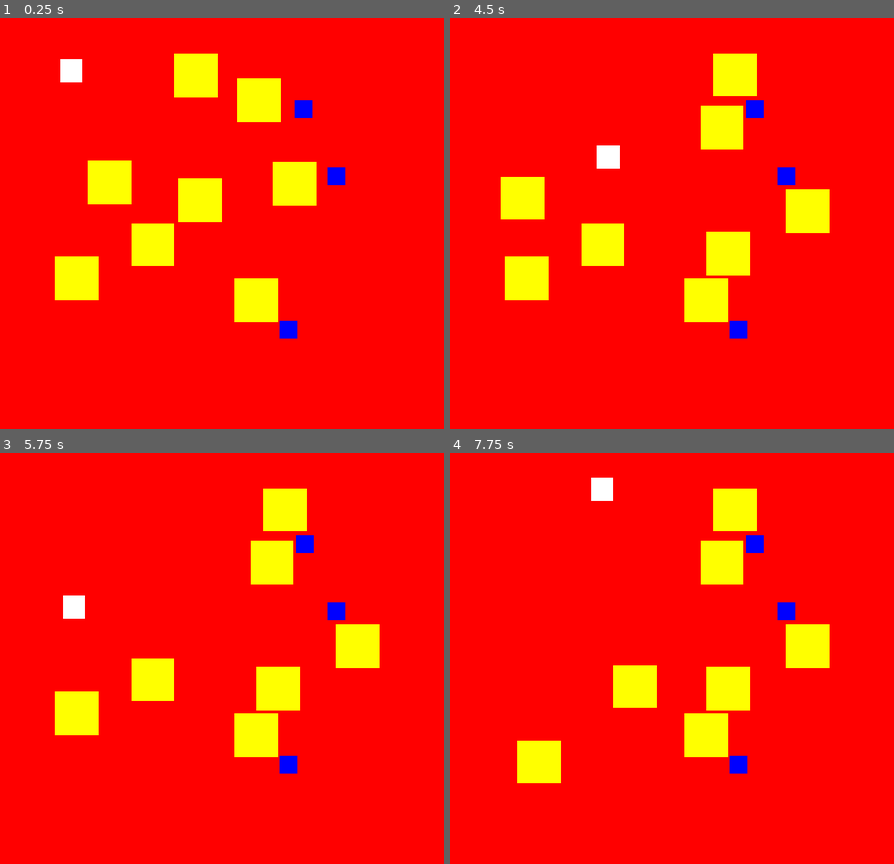
Above: before the commit, frames 1-4 (two rows, left to right).
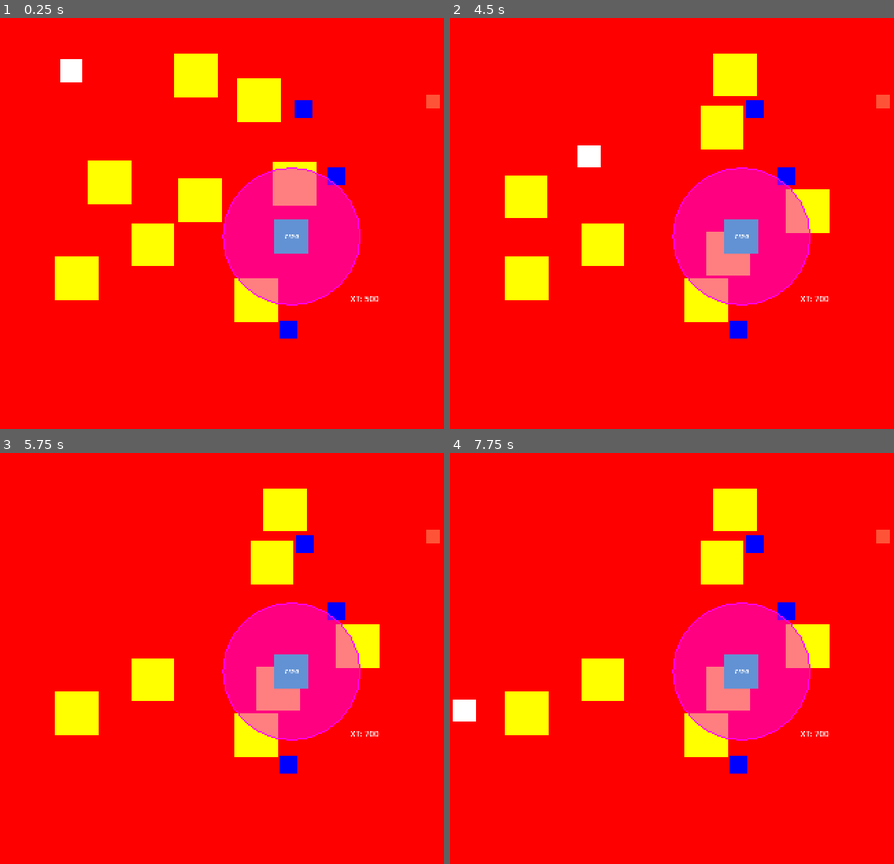
Above: after the commit, the same moments.

Repository: mercurus/espace-from-place
Game: Godot game, scene res://code/core/main_game.tscn
Same seed, same stepped clock (60 frames per second), same inputs: the game is played once before the commit and once after it.
Inputs (mouse positions are in pixels of both pictures, inside the frame that each line leads up to):
- Up to frame 1 (0.25 s): no input
- Up to frame 2 (4.5 s): tap Enter at 0.5 s; move the mouse to (845, 202) at 0.52 s; hold D (move_right) 0.53-1.28 s; tap T (drop_xt_cell, bound only after the commit) every 0.75 s from 0.6 to 4.35 s; move the mouse to (614, 244) at 1.27 s; hold S (move_down) 1.28-2.03 s; move the mouse to (778, 133) at 2.02 s; hold D (move_right) 2.03-2.78 s; move the mouse to (698, 305) at 2.77 s; hold W (move_up) 2.78-3.53 s; move the mouse to (889, 285) at 3.52 s; hold A (move_left) from 3.53 s (still down); move the mouse to (561, 161) at 4.27 s
- Up to frame 3 (5.75 s): move the mouse to (301, 658) at 5.02 s; release A (move_left) at 5.03 s; hold S (move_down) from 5.03 s (still down); tap T (drop_xt_cell, bound only after the commit) at 5.1 s
- Up to frame 4 (7.75 s): move the mouse to (640, 555) at 5.77 s; release S (move_down) at 5.78 s; hold D (move_right) 5.78-6.53 s; tap T (drop_xt_cell, bound only after the commit) at 5.85, 6.6, 7.35 s; move the mouse to (845, 637) at 6.52 s; hold W (move_up) 6.53-7.28 s; move the mouse to (614, 679) at 7.27 s; hold D (move_right) from 7.28 s (still down)

The runs differ from the first frame. In frame 1, 8.3% of the frame differs, in the area x 50-100%, y 18-70%; in frame 2, 9.0%; in frame 3, 8.6%; in frame 4, 13%, in the area x 0-100%, y 6-81%.

Commit message:
prog
-added cspg node to main game
 needs to be converted to a fixed object
-added xt count on hud
 set z-index of HudLayer to 5
-changed player z-index to 1
-added new action using the t key to drop an xt cell on the cspg, which then increases the count on the hud

Diff:
--- a/code/core/main_game.tscn
+++ b/code/core/main_game.tscn
@@ -4,6 +4,9 @@
 [ext_resource type="PackedScene" uid="uid://1gk7kx2p4msl" path="res://code/gameplay/enemies/pushable.tscn" id="2_5s2p2"]
 [ext_resource type="PackedScene" uid="uid://coho61s7devlj" path="res://code/gameplay/player/player.tscn" id="2_i4a04"]
 [ext_resource type="PackedScene" uid="uid://dq2vvgx6d3yih" path="res://code/gameplay/objects/fixed_dealio.tscn" id="4_yyad3"]
+[ext_resource type="PackedScene" uid="uid://dv010x3aa8mas" path="res://code/gameplay/objects/cspg.tscn" id="5_1hokm"]
+[ext_resource type="PackedScene" uid="uid://tcibfcf316d8" path="res://code/gameplay/components/xt_hud.tscn" id="6_pmubr"]
+[ext_resource type="PackedScene" uid="uid://bvvco1vmgtxkf" path="res://code/gameplay/objects/geyser.tscn" id="6_ti5ek"]
 
 [node name="MainGame" type="Node" unique_id=1234707930]
 script = ExtResource("1_aldqj")
@@ -23,10 +26,8 @@
 [node name="EntityRoot" type="Node2D" parent="World" unique_id=1458252498]
 
 [node name="Player" parent="World/EntityRoot" unique_id=779665878 instance=ExtResource("2_i4a04")]
+z_index = 1
 position = Vector2(208, 155)
-knockback_friction = 800.0
-knockback_force = 50.0
-friction = 800.0
 
 [node name="Pushable" parent="World/EntityRoot" unique_id=2013581968 instance=ExtResource("2_5s2p2")]
 position = Vector2(224, 761)
@@ -61,18 +62,36 @@
 [node name="FixedDealio3" parent="World/EntityRoot" unique_id=153016021 instance=ExtResource("4_yyad3")]
 position = Vector2(842, 909)
 
+[node name="CSPG" parent="World/EntityRoot" unique_id=1688478759 instance=ExtResource("5_1hokm")]
+position = Vector2(851, 638)
+debug = false
+
+[node name="Geyser" parent="World/EntityRoot" unique_id=1579410989 instance=ExtResource("6_ti5ek")]
+position = Vector2(1265, 243)
+debug = false
+
 [node name="EffectRoot" type="Node2D" parent="World" unique_id=1556630068]
 
 [node name="HudLayer" type="CanvasLayer" parent="." unique_id=1238801329]
+layer = 5
+follow_viewport_enabled = true
 
 [node name="HudRoot" type="Control" parent="HudLayer" unique_id=828929542]
 process_mode = 1
+z_index = 5
 layout_mode = 3
-anchors_preset = 0
-offset_left = -42.0
-offset_top = 21.0
-offset_right = -2.0
-offset_bottom = 61.0
+anchors_preset = 15
+anchor_right = 1.0
+anchor_bottom = 1.0
+grow_horizontal = 2
+grow_vertical = 2
+
+[node name="Label" parent="HudLayer/HudRoot" unique_id=317660793 instance=ExtResource("6_pmubr")]
+layout_mode = 0
+offset_left = 1023.0
+offset_top = 803.0
+offset_right = 1232.0
+offset_bottom = 837.0
 
 [node name="PauseLayer" type="CanvasLayer" parent="." unique_id=215144031]
 
@@ -94,3 +113,8 @@
 offset_top = 18.0
 offset_right = -9.0
 offset_bottom = 58.0
+
+[connection signal="change_xt" from="World/EntityRoot/Player" to="World/EntityRoot/CSPG" method="_on_player_change_xt"]
+[connection signal="area_entered" from="World/EntityRoot/CSPG" to="World/EntityRoot/Player" method="_on_cspg_area_entered"]
+[connection signal="area_exited" from="World/EntityRoot/CSPG" to="World/EntityRoot/Player" method="_on_cspg_area_exited"]
+[connection signal="xt_changed" from="World/EntityRoot/CSPG" to="HudLayer/HudRoot/Label" method="_on_cspg_xt_changed"]
--- /dev/null
+++ b/code/gameplay/components/xt_hud.tscn
@@ -0,0 +1,10 @@
+[gd_scene format=3 uid="uid://tcibfcf316d8"]
+
+[ext_resource type="Script" uid="uid://pptf311bgs2e" path="res://xt_hud.gd" id="1_xx10b"]
+
+[node name="xt_hud" type="Label" unique_id=317660793]
+offset_right = 209.0
+offset_bottom = 34.0
+theme_override_font_sizes/font_size = 24
+text = "XT"
+script = ExtResource("1_xx10b")
--- /dev/null
+++ b/code/gameplay/objects/cspg.gd
@@ -0,0 +1,50 @@
+extends Area2D
+
+#Temporarily calling the free energy field surrounding the CSPG the nether field
+#Temporarily calling fuel resource XT
+
+@onready var nether_field = $"Nether Field".shape
+
+signal xt_changed
+signal nether_field_changed
+signal nether_field_entered
+signal nether_field_exited
+
+@export var debug: bool
+@export var current_xt: float
+@export var max_xt: float
+@export var nether_field_size: float
+
+func _ready() -> void:
+	change_nether_field_size(nether_field_size)
+	change_xt_value(500.0)
+	connect("change_xt", change_xt_value)
+
+
+# Nether Field
+func change_nether_field_size(new_value):
+	nether_field.radius = new_value
+	emit_signal("nether_field_changed")
+
+#connect away ship to this method
+func _on_nether_field_entered(area: Area2D) -> void:
+	emit_signal("nether_field_entered")
+	if debug:
+		print("Nether field entered: %s" % area)
+
+#connect away ship to this method
+func _on_nether_field_exited(area: Area2D) -> void:
+	emit_signal("nether_field_exited")
+	if debug:
+		print("Nether field exited: %s" % area)
+
+# XT
+func change_xt_value(value):
+	current_xt += value
+	emit_signal("xt_changed", current_xt)
+	if debug:
+		print("XT new value: %s" % current_xt)
+
+
+func _on_player_change_xt(value) -> void:
+	change_xt_value(value)
--- /dev/null
+++ b/code/gameplay/objects/cspg.tscn
@@ -0,0 +1,55 @@
+[gd_scene format=3 uid="uid://dv010x3aa8mas"]
+
+[ext_resource type="Script" uid="uid://ba8f0th06snoe" path="res://code/gameplay/objects/cspg.gd" id="1_rls3y"]
+[ext_resource type="Script" uid="uid://dh2bkinobp4y4" path="res://code/gameplay/objects/draw_nether_field.gd" id="2_i4ok5"]
+
+[sub_resource type="CircleShape2D" id="CircleShape2D_ynfqq"]
+radius = 132.53
+
+[node name="CSPG" type="Area2D" unique_id=1688478759]
+script = ExtResource("1_rls3y")
+debug = true
+nether_field_size = 200.0
+
+[node name="Nether Field" type="CollisionShape2D" parent="." unique_id=1763274868]
+shape = SubResource("CircleShape2D_ynfqq")
+script = ExtResource("2_i4ok5")
+
+[node name="ColorRect" type="ColorRect" parent="." unique_id=102774059]
+anchors_preset = 8
+anchor_left = 0.5
+anchor_top = 0.5
+anchor_right = 0.5
+anchor_bottom = 0.5
+offset_left = -50.0
+offset_top = -50.0
+offset_right = 50.0
+offset_bottom = 50.0
+grow_horizontal = 2
+grow_vertical = 2
+size_flags_horizontal = 0
+size_flags_vertical = 4
+color = Color(0.38431373, 0.57254905, 0.83137256, 1)
+metadata/_edit_use_anchors_ = true
+
+[node name="Label" type="Label" parent="." unique_id=1510114552]
+anchors_preset = 8
+anchor_left = 0.5
+anchor_top = 0.5
+anchor_right = 0.5
+anchor_bottom = 0.5
+offset_left = -20.5
+offset_top = -11.5
+offset_right = 20.5
+offset_bottom = 11.5
+grow_horizontal = 2
+grow_vertical = 2
+theme_override_font_sizes/font_size = 16
+text = "CSPG"
+horizontal_alignment = 1
+vertical_alignment = 1
+metadata/_edit_use_anchors_ = true
+
+[connection signal="area_entered" from="." to="." method="_on_nether_field_entered"]
+[connection signal="area_exited" from="." to="." method="_on_nether_field_exited"]
+[connection signal="area_shape_entered" from="." to="." method="_on_area_shape_entered"]
--- /dev/null
+++ b/code/gameplay/objects/draw_nether_field.gd
@@ -0,0 +1,5 @@
+extends CollisionShape2D
+
+func _draw() -> void:
+	if shape:
+		shape.draw(get_canvas_item(), Color(1, 0, 1, 0.5))
--- /dev/null
+++ b/code/gameplay/objects/geyser.gd
@@ -0,0 +1,32 @@
+extends Area2D
+
+@export var debug: bool
+@export var gas_remaining: float
+
+var has_geyser_pg: bool
+
+func _ready() -> void:
+	erupt_geyser()
+
+
+#Conncet to geyser pg
+func change_gas_remaining(amount):
+	gas_remaining -= amount
+	if debug:
+		print("Geyser %s gas remaining: %s" % [self, gas_remaining])
+
+
+#Connect to away ship
+func _on_geyser_build_area_entered(area: Area2D) -> void:
+	if debug:
+		print("Geyser build area entered: %s" % area)
+
+#Connect to away ship
+func _on_geyser_build_area_exited(area: Area2D) -> void:
+	if debug:
+		print("Geyser build area exited: %s" % area)
+
+func erupt_geyser():
+
+	if debug:
+		print("Geyser %s has erupted" % self)
--- /dev/null
+++ b/code/gameplay/objects/geyser.tscn
@@ -0,0 +1,31 @@
+[gd_scene format=3 uid="uid://bvvco1vmgtxkf"]
+
+[ext_resource type="Script" uid="uid://qdwdgyemda0c" path="res://code/gameplay/objects/geyser.gd" id="1_rqxl3"]
+
+[sub_resource type="CircleShape2D" id="CircleShape2D_rqxl3"]
+radius = 75.0
+
+[node name="Geyser" type="Area2D" unique_id=1579410989]
+script = ExtResource("1_rqxl3")
+debug = true
+gas_remaining = 1000.0
+
+[node name="Building Area" type="CollisionShape2D" parent="." unique_id=457159387]
+shape = SubResource("CircleShape2D_rqxl3")
+
+[node name="ColorRect" type="ColorRect" parent="." unique_id=1711387861]
+anchors_preset = 8
+anchor_left = 0.5
+anchor_top = 0.5
+anchor_right = 0.5
+anchor_bottom = 0.5
+offset_left = -20.0
+offset_top = -20.0
+offset_right = 20.0
+offset_bottom = 20.0
+grow_horizontal = 2
+grow_vertical = 2
+color = Color(1, 0.3254902, 0.21568628, 1)
+
+[connection signal="area_entered" from="." to="." method="_on_geyser_build_area_entered"]
+[connection signal="area_exited" from="." to="." method="_on_geyser_build_area_exited"]
--- /dev/null
+++ b/code/gameplay/objects/geyser_pg.gd
@@ -0,0 +1 @@
+extends ColorRect
--- /dev/null
+++ b/code/gameplay/objects/geyser_pg.tscn
@@ -0,0 +1,9 @@
+[gd_scene format=3 uid="uid://cc58qrikbav6y"]
+
+[ext_resource type="Script" uid="uid://ifp7houwjlmt" path="res://code/gameplay/objects/geyser_pg.gd" id="1_7rv2k"]
+
+[node name="Geyser PG" type="ColorRect" unique_id=797559460]
+offset_right = 15.0
+offset_bottom = 15.0
+color = Color(0.69803923, 0.69411767, 0.69411767, 1)
+script = ExtResource("1_7rv2k")
--- a/code/gameplay/player/player.gd
+++ b/code/gameplay/player/player.gd
@@ -4,6 +4,13 @@
 var acceleration = 1000.0
 var max_speed = 1500.0
 var can_shoot = false
+
+var in_nether_zone: bool = false
+
+var geyser_pg_count: int = 2
+
+var xt_cell_count: int = 5
+signal change_xt
 
 func attack():
 	var attack = Attack.new()
@@ -18,6 +25,9 @@
 		move_velocity = move_velocity.move_toward(Vector2.ZERO, friction * delta)
 
 	move_and_knockback(delta)
+
+	if (Input.is_action_just_pressed("drop_xt_cell")):
+		drop_xt_cell()
 	#print(velocity)
 
 	#if Input.is_action_just_pressed("shoot") and can_shoot:
@@ -30,3 +40,21 @@
 		#bullet.rotation = mouse_angle.angle()
 		##bullet.timer.wait_time = 1
 		#owner.add_child(bullet)
+
+
+
+func drop_xt_cell():
+	#if in_nether_zone:
+	if xt_cell_count > 0 and in_nether_zone:
+		xt_cell_count -= 1
+		emit_signal("change_xt", 100)
+
+
+
+
+func _on_cspg_area_entered(area: Area2D) -> void:
+	in_nether_zone = true
+
+
+func _on_cspg_area_exited(area: Area2D) -> void:
+	in_nether_zone = false
--- a/code/gameplay/player/player.tscn
+++ b/code/gameplay/player/player.tscn
@@ -5,11 +5,11 @@
 [sub_resource type="CircleShape2D" id="CircleShape2D_f2xxe"]
 radius = 42.0
 
+[sub_resource type="RectangleShape2D" id="RectangleShape2D_3b714"]
+size = Vector2(66, 66)
+
 [node name="Player" type="CharacterBody2D" unique_id=1790078715]
 script = ExtResource("1_74kp1")
-knockback_friction = null
-knockback_force = null
-friction = null
 
 [node name="ColorRect" type="ColorRect" parent="." unique_id=895529121]
 offset_left = -33.0
@@ -21,3 +21,6 @@
 shape = SubResource("CircleShape2D_f2xxe")
 
 [node name="Area2D" type="Area2D" parent="." unique_id=1615252274]
+
+[node name="CollisionShape2D" type="CollisionShape2D" parent="Area2D" unique_id=1595434545]
+shape = SubResource("RectangleShape2D_3b714")
--- a/project.godot
+++ b/project.godot
@@ -44,6 +44,11 @@
 "events": [Object(InputEventKey,"resource_local_to_scene":false,"resource_name":"","device":-1,"window_id":0,"alt_press …(192 unchanged characters)…
 ]
 }
+drop_xt_cell={
+"deadzone": 0.2,
+"events": [Object(InputEventKey,"resource_local_to_scene":false,"resource_name":"","device":-1,"window_id":0,"alt_pressed":false,"shift_pressed":false,"ctrl_pressed":false,"meta_pressed":false,"pressed":false,"keycode":0,"physical_keycode":84,"key_label":0,"unicode":116,"location":0,"echo":false,"script":null)
+]
+}
 
 [physics]
 
--- /dev/null
+++ b/xt_hud.gd
@@ -0,0 +1,7 @@
+extends Label
+
+func _ready() -> void:
+	pass
+
+func _on_cspg_xt_changed(new_value) -> void:
+	self.text = "XT: %s" % str(int(new_value))
Not shown, added: code/gameplay/objects/cspg.gd.uid
Not shown, added: code/gameplay/objects/draw_nether_field.gd.uid
Not shown, added: code/gameplay/objects/geyser.gd.uid
Not shown, added: code/gameplay/objects/geyser_pg.gd.uid
Not shown, added: xt_hud.gd.uid
